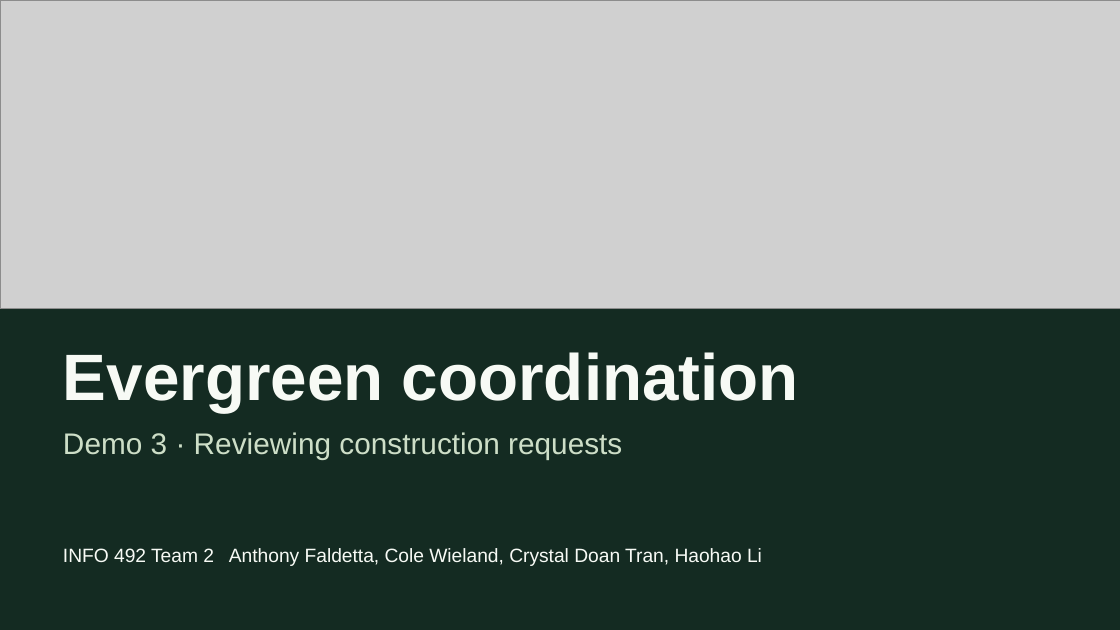
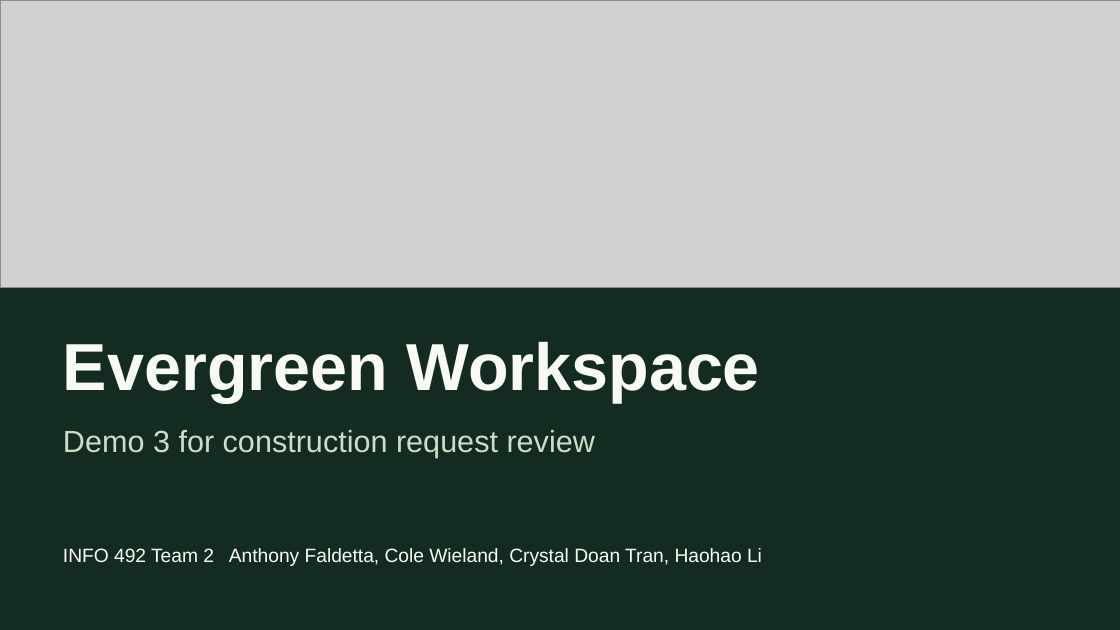
Before and after one commit to AnthonyFald/capstone-grp2, a slide deck: slide 1 of documents/demo-3/Demo 3 Presentation.pptx. Drawn at 1120x630 pixels with LibreOffice and Linux fonts; fonts in the diff are those of the drawing; grey boxes stand for pictures. Boxes give left, top, right and bottom in pixels: in the first picture for what was removed or moved away, otherwise in the second. Text is boxed around its words. In the diff, an @@ line names an element or a change of style, - is before the commit and + after.

Commit message:
Link live Evergreen accounts and revise Demo 3 presentation
Point the project homepage and legacy workspace landing at the verified Capstone Free sign-in. Show the signed-in intake and review workflow with actual local captures.

```diff
--- a/documents/demo-3/Demo 3 Presentation.pptx
+++ b/documents/demo-3/Demo 3 Presentation.pptx
@@ picture: place and size @@
-picture at (0,0,1120,309)
+picture at (0,0,1120,288)
@@ text at (63,341,759,402): text changed; size 56.2 to 57 pt @@
-Evergreen coordination
+Evergreen Workspace
@@ text at (63,430,595,458): text changed; size 25.5 to 26.2 pt @@
-Demo 3 · Reviewing construction requests
+Demo 3 for construction request review
```
Also in this commit, not shown: 6 slides added, 5 slides removed, 7 other files.
